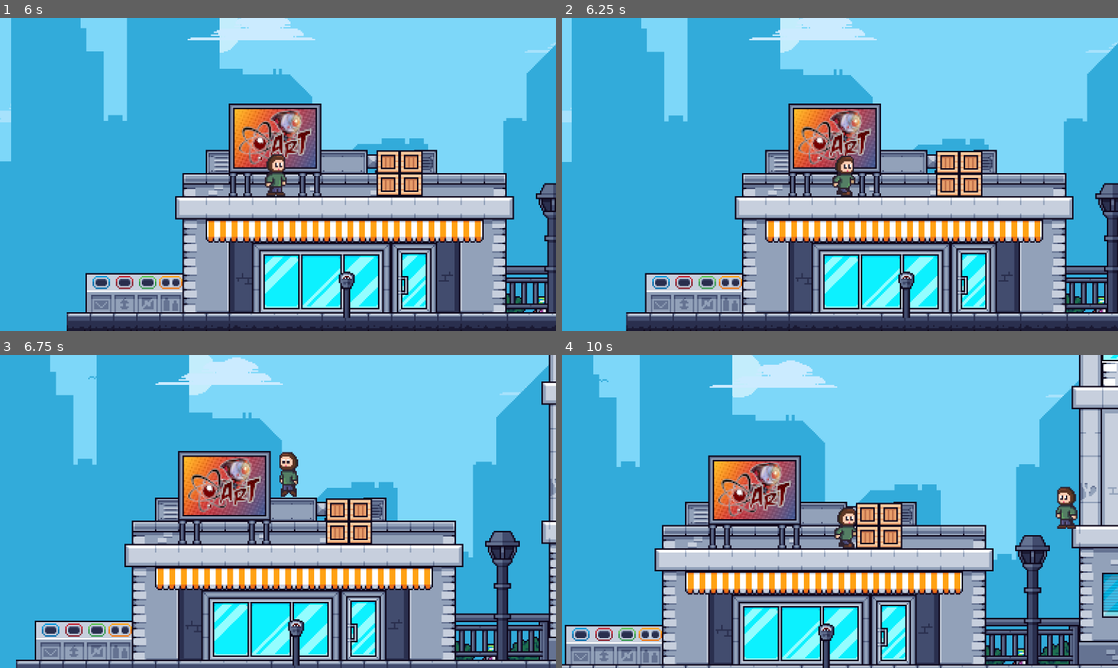
Above: before the commit, frames 1-4 (two rows, left to right).
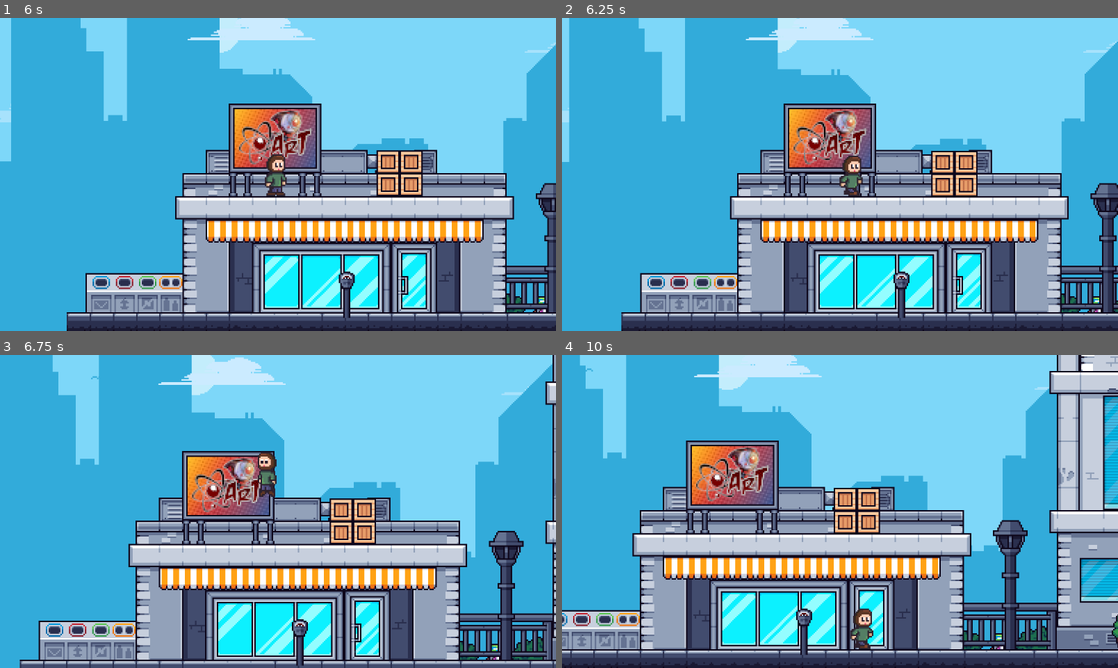
Above: after the commit, the same moments.

Repository: SeveralHerr/AtomicRobot
Game: Godot game, scene res://startscreen.tscn
Two runs of this game, one before a commit and one after it. Both use one fixed random seed, a clock stepped at 60 frames per second and the inputs below.
Inputs (mouse positions are in pixels of both pictures, inside the frame that each line leads up to):
- Up to frame 1 (6 s): tap Enter (ui_accept) at 0.5, 0.77, 0.8, 1.07, 1.35, 1.52, 1.82, 2.3, 3.02, 3.32, 4.52, 4.82 s; move the mouse to (400, 158) at 0.52 s; hold F (Attack) 0.53-1.28 s; hold Right (ui_right) 0.53-2.03 s; click (400, 158) at 0.67 s; move the mouse to (166, 190) at 1.27 s; tap F (Attack) at 1.55, 2.85, 4.35 s; move the mouse to (333, 105) at 2.02 s; hold Left (ui_left) 2.03-2.78 s; hold F (Attack) 2.03-2.78 s; move the mouse to (250, 237) at 2.77 s; hold Right (ui_right) 2.78-4.28 s; click (250, 237) at 2.92 s; move the mouse to (444, 221) at 3.52 s; hold Enter (ui_accept) 3.53-4.28 s; move the mouse to (111, 127) at 4.27 s; hold Left (ui_left) 4.28-5 s; click (127, 152) at 5.02 s; move the mouse to (305, 174) at 5.77 s; hold Right (ui_right) from 5.78 s (still down); hold F (Attack) from 5.78 s (still down); click (305, 174) at 5.92 s
- Up to frame 2 (6.25 s): keep holding Right (ui_right); keep holding F (Attack); tap Enter (ui_accept) at 6.05 s
- Up to frame 3 (6.75 s): move the mouse to (194, 433) at 6.52 s; release Right (ui_right) at 6.53 s; release F (Attack) at 6.53 s; hold Left (ui_left) from 6.53 s (still down); tap Enter (ui_accept) at 6.6 s
- Up to frame 4 (10 s): tap Enter (ui_accept) at 6.77, 7.07, 7.52, 7.55, 7.82, 8.27, 8.57, 9.77 s; tap F (Attack) at 6.8, 8.1, 9.6 s; move the mouse to (962, 495) at 7.27 s; hold F (Attack) 7.28-8.03 s; move the mouse to (728, 527) at 8.02 s; release Left (ui_left) at 8.03 s; hold Right (ui_right) from 8.03 s (still down); click (728, 527) at 8.17 s; move the mouse to (895, 442) at 8.77 s; hold Enter (ui_accept) 8.78-9.53 s; move the mouse to (812, 574) at 9.52 s

Frame 1 is identical in both runs. In frame 2, 18% of the frame differs, in the area x 1-100%, y 0-100%; in frame 3, 19%; in frame 4, 55%, in the area x 0-100%, y 0-100%.

Commit message:
State machine

Diff:
--- a/scenes/enemy.gd
+++ b/scenes/enemy.gd
@@ -7,6 +7,7 @@
 @onready var area_2d: Area2D = $Area2D
 var direction: int = -1
 var speed = 50
+
 
 
 
--- a/scenes/meter_maid.tscn
+++ b/scenes/meter_maid.tscn
@@ -68,8 +68,8 @@
 shape = SubResource("CircleShape2D_xhc3y")
 
 [node name="RayCast2D_Left" type="RayCast2D" parent="."]
-position = Vector2(-18, -14)
-collision_mask = 4
+position = Vector2(-25, -15)
+collision_mask = 14
 
 [node name="RayCast2D_Left2" type="RayCast2D" parent="."]
 position = Vector2(-11, 0)
@@ -78,8 +78,8 @@
 collision_mask = 6
 
 [node name="RayCast2D_Right" type="RayCast2D" parent="."]
-position = Vector2(23, -15)
-collision_mask = 4
+position = Vector2(27, -15)
+collision_mask = 14
 
 [node name="RayCast2D_Right2" type="RayCast2D" parent="."]
 position = Vector2(13, 0)
--- a/scripts/meter_maid.gd
+++ b/scripts/meter_maid.gd
@@ -1,4 +1,5 @@
 extends CharacterBody2D
+class_name Enemy
 
 const COIN_BULLET = preload("res://scenes/coin_bullet.tscn")
 
@@ -18,63 +19,29 @@
 var coins: int = 4
 var node: Node2D
 
+var enemy_state_machine: EnemyStateMachine
 
-# Called when the node enters the scene tree for the first time.
+
 func _ready() -> void:
 	node = Config.player.get_parent()
-	if direction == -1:
-		animated_sprite_2d.flip_h = true
-	elif direction == 1:
-		animated_sprite_2d.flip_h = false
+	enemy_state_machine = EnemyStateMachine.new(self)
+	enemy_state_machine.add_state("PatrolState", PatrolState.new())
+	enemy_state_machine.add_state("ChasePlayerState", ChasePlayerState.new())
+	enemy_state_machine.add_state("FindMeterState", FindMeterState.new())
 
-	range_area_2d.body_entered.connect(_attack)
-	range_area_2d.body_exited.connect(_no_target)
+	enemy_state_machine.change_state("PatrolState")
 
-	timer.timeout.connect(_create_bullet)
+func _process(delta: float) -> void:
+	if not is_on_floor():
+		velocity.y += 300 * delta
 
-	#timer.start()
-
-	pass # Replace with function body.
-
-func _no_target(body: Node2D) -> void:
-	if target is Meter:
-		return
-	if body is not Player:
-		return
-
-	target = null
-	timer.stop()
-
-func _attack(body: Node2D) -> void:
-	if target is Meter:
-		return
-	if body is not Player:
-		return
-
-	target = body
-	timer.start()
-
-
-func _create_bullet() -> void:
-	if coins <= 0:
-		target = Config.nearest_meter(position)
-		if target == null:
-			return
-		return
-
-	if Config.player.state_machine.current_state is DeadState:
-		return
-
-	var instance = COIN_BULLET.instantiate()
-
-	coins -= 1
-	node.call_deferred("add_child", instance)
-	instance.position = position
+	enemy_state_machine.update(delta)
+	move_and_slide()
 
 
 # Called every frame. 'delta' is the elapsed time since the previous frame.
-func _process(delta: float) -> void:
-	#print(ray_cast_2d_right2.is_colliding())
+func _procdess(delta: float) -> void:
+	print(ray_cast_2d_left.is_colliding())
 	if not is_on_floor():
 		velocity.y += 300 * delta
 	if target:
@@ -104,27 +71,22 @@
 		elif dir.x >= 1:
 			animated_sprite_2d.flip_h = false
 	else:
-		if not ray_cast_2d_left.is_colliding() or not ray_cast_2d_left2.is_colliding():
+		if not ray_cast_2d_left.is_colliding():
+			direction = 1
+			animated_sprite_2d.flip_h = false
+			ray_cast_2d_left.enabled = false
+			await get_tree().create_timer(0.3).timeout
+			ray_cast_2d_left.enabled = true
+
+		elif not ray_cast_2d_right.is_colliding():
 			direction = -1
 			animated_sprite_2d.flip_h = true
-			ray_cast_2d_left.enabled = false
-			ray_cast_2d_left2.enabled = false
-			await get_tree().create_timer(0.3).timeout
-			ray_cast_2d_left.enabled = true
-			ray_cast_2d_left2.enabled = true
-
-
-		elif not ray_cast_2d_right.is_colliding() or  not ray_cast_2d_right2.is_colliding():
-			direction = 1
-			animated_sprite_2d.flip_h = false
 			ray_cast_2d_right.enabled = false
-			ray_cast_2d_right2.enabled = false
 			await get_tree().create_timer(0.3).timeout
 			ray_cast_2d_right.enabled = true
 
-			ray_cast_2d_right2.enabled = true
-
-		velocity.x = move_toward(velocity.x, direction * 50, 30 * delta)
+		var t = velocity.x + (direction * 50)
+		velocity.x = move_toward(velocity.x, t, 30 * delta)
 	move_and_slide()
 
 
--- /dev/null
+++ b/scripts/states/chase_player_state.gd
@@ -0,0 +1,51 @@
+extends EnemyState
+class_name ChasePlayerState
+
+const ACCELERATION = 5000.0
+var dir: Vector2
+
+
+func _check(body: Node2D) -> void:
+	if body is Player:
+		enemy.enemy_state_machine.change_state("PatrolState")
+
+func enter_state(new_enemy: Enemy) -> void:
+	enemy = new_enemy
+	enemy.velocity.x = 0
+	if not enemy.range_area_2d.body_exited.is_connected(_check):
+		enemy.range_area_2d.body_exited.connect(_check)
+
+	if not enemy.timer.timeout.is_connected(_create_bullet):
+		enemy.timer.timeout.connect(_create_bullet)
+
+	enemy.timer.start()
+
+func exit_state(enemy: Enemy) -> void:
+	if enemy.range_area_2d.body_exited.is_connected(_check):
+		enemy.range_area_2d.body_exited.disconnect(_check)
+
+	if enemy.timer.timeout.is_connected(_create_bullet):
+		enemy.timer.timeout.disconnect(_create_bullet)
+
+func update(enemy: Enemy, delta: float) -> void:
+	dir = (Config.player.position - enemy.position).normalized()
+
+	_update_sprite_direction(enemy)
+	enemy.velocity.x = move_toward(enemy.velocity.x, dir.x * 50, 2009 * delta)
+
+
+func _update_sprite_direction(enemy: Enemy) -> void:
+	enemy.animated_sprite_2d.flip_h = sign(dir.x) == -1
+
+func _create_bullet() -> void:
+	if enemy.coins <= 0:
+		enemy.enemy_state_machine.change_state("FindMeterState")
+		return
+	elif Config.player.state_machine.current_state is DeadState:
+		return
+
+	var instance = enemy.COIN_BULLET.instantiate()
+
+	enemy.coins -= 1
+	enemy.node.call_deferred("add_child", instance)
+	instance.position = enemy.position
--- /dev/null
+++ b/scripts/states/enemy_state.gd
@@ -0,0 +1,17 @@
+extends Node
+
+class_name EnemyState
+
+var enemy: Enemy
+
+func enter_state(enemy: Enemy) -> void:
+	pass
+
+func exit_state(enemy: Enemy) -> void:
+	pass
+
+func handle_input(enemy: Enemy, event: InputEvent) -> void:
+	pass
+
+func update(enemy: Enemy, delta: float) -> void:
+	pass
--- /dev/null
+++ b/scripts/states/enemy_state_machine.gd
@@ -0,0 +1,27 @@
+extends Node
+class_name EnemyStateMachine
+
+var states = {}
+var current_state: EnemyState = null
+var enemy: Enemy
+
+func _init(enemy: Enemy) -> void:
+	self.enemy = enemy
+
+func add_state(name: String, state: EnemyState) -> void:
+	states[name] = state
+
+func change_state(name: String) -> void:
+	print(name)
+	if current_state:
+		current_state.exit_state(enemy)
+	current_state = states[name]
+	current_state.enter_state(enemy)
+
+func handle_input(event: InputEvent) -> void:
+	if current_state:
+		current_state.handle_input(enemy, event)
+
+func update(delta: float) -> void:
+	if current_state:
+		current_state.update(enemy, delta)
--- /dev/null
+++ b/scripts/states/find_meter_state.gd
@@ -0,0 +1,46 @@
+extends EnemyState
+class_name FindMeterState
+
+const ACCELERATION = 5000.0
+var dir: Vector2
+var meter: Meter
+
+
+func _check(body: Node2D) -> void:
+	if body is Player:
+		enemy.enemy_state_machine.change_state("PatrolState")
+
+func enter_state(new_enemy: Enemy) -> void:
+	enemy = new_enemy
+	meter = Config.nearest_meter(enemy.position)
+
+func exit_state(enemy: Enemy) -> void:
+	await enemy.node.get_tree().create_timer(1).timeout
+	enemy.coin_audio_player.stop()
+
+func update(enemy: Enemy, delta: float) -> void:
+	if enemy.enemy_state_machine.current_state is not FindMeterState:
+		return
+
+	dir = (meter.position - enemy.position).normalized()
+
+	_update_sprite_direction(enemy)
+	enemy.velocity.x = move_toward(enemy.velocity.x, dir.x * 50, 2009 * delta)
+
+	var dist = enemy.position.distance_to(meter.position)
+	if dist < 5:
+		enemy.coins += 4
+		meter.play_animation()
+
+		enemy.coin_audio_player.play()
+
+		var bodies = enemy.range_area_2d.get_overlapping_bodies()
+		for body in bodies:
+			if body is Player:
+				enemy.enemy_state_machine.change_state("ChasePlayerState")
+				return
+
+		enemy.enemy_state_machine.change_state("PatrolState")
+
+func _update_sprite_direction(enemy: Enemy) -> void:
+	enemy.animated_sprite_2d.flip_h = sign(dir.x) == -1
--- /dev/null
+++ b/scripts/states/patrol_state.gd
@@ -0,0 +1,36 @@
+extends EnemyState
+class_name PatrolState
+
+var direction: int = -1
+
+
+func enter_state(new_enemy: Enemy) -> void:
+	enemy = new_enemy
+	enemy.velocity.x = 0
+	if not enemy.range_area_2d.body_entered.is_connected(_target):
+		enemy.range_area_2d.body_entered.connect(_target)
+
+func exit_state(enemy: Enemy) -> void:
+	if enemy.range_area_2d.body_entered.is_connected(_target):
+		enemy.range_area_2d.body_entered.disconnect(_target)
+
+
+func _target(body: Node2D) -> void:
+	if body is Player:
+		enemy.enemy_state_machine.change_state("ChasePlayerState")
+
+
+func update(enemy: Enemy, delta: float) -> void:
+	if not enemy.ray_cast_2d_left.is_colliding():
+		direction = 1
+
+	elif not enemy.ray_cast_2d_right.is_colliding():
+		direction = -1
+
+	_update_sprite_direction(enemy)
+	enemy.velocity.x = move_toward(enemy.velocity.x, direction * 50, 2009 * delta)
+
+
+
+func _update_sprite_direction(enemy: Enemy) -> void:
+	enemy.animated_sprite_2d.flip_h = (direction == -1)
--- a/scripts/states/state_machine.gd
+++ b/scripts/states/state_machine.gd
@@ -12,7 +12,7 @@
 	states[name] = state
 
 func change_state(name: String) -> void:
-	print(name)
+	#print(name)
 	if current_state:
 		current_state.exit_state(player)
 	current_state = states[name]
--- a/scripts/states/walk_state.gd
+++ b/scripts/states/walk_state.gd
@@ -1,7 +1,7 @@
 extends State
 class_name WalkState
 
-const ACCELERATION = 500.0  # Adjust as needed for smoother acceleration
+const ACCELERATION = 5000.0  # Adjust as needed for smoother acceleration
 
 func enter_state(player: Player) -> void:
 	player.velocity.x = 0
